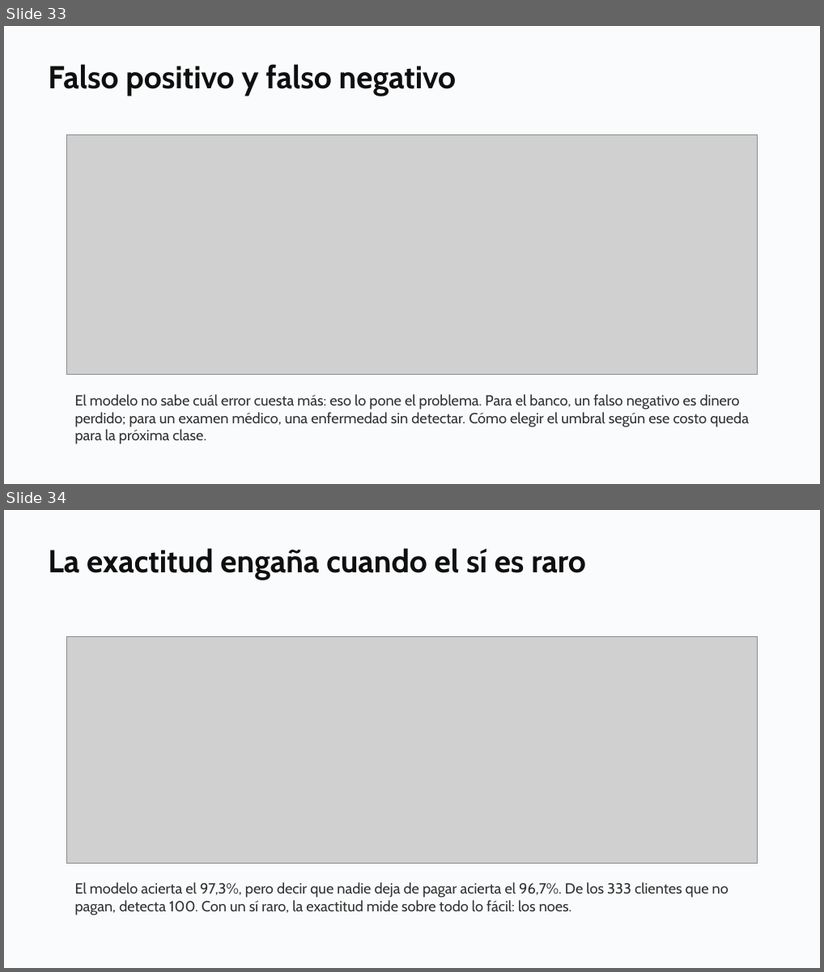
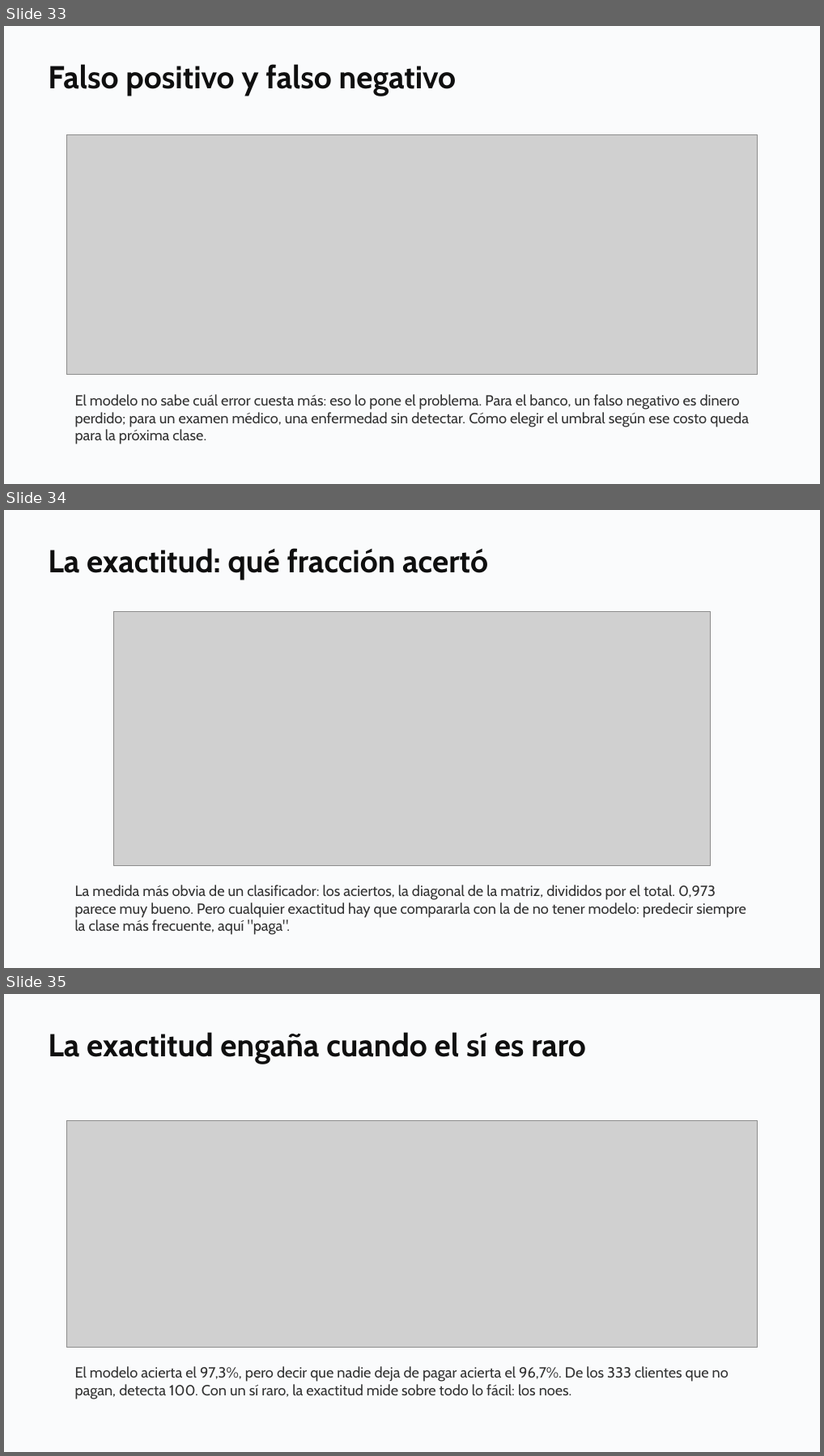
Before and after one commit to daniopitz/diplomado-cdd, a slide deck: presentaciones/clase06_regresion_logistica.pptx. Shown one above the other, each under a label of ours: slides 33 and 34 before the commit, slides 33, 34 and 35 after it. The pictures are 824x972 and 824x1456 pixels, drawn with LibreOffice and Linux fonts; fonts in the diff are those of the drawing; grey boxes stand for pictures. Boxes give left, top, right and bottom in pixels: in the first picture for what was removed or moved away, otherwise in the second. Text is boxed around its words. In the diff, an @@ line names an element or a change of style, - is before the commit and + after.

```diff
--- a/presentaciones/clase06_regresion_logistica.pptx
+++ b/presentaciones/clase06_regresion_logistica.pptx
@@ slide 34 added at bbox=[4, 510, 820, 968], background #FFFFFF @@
@@ rectangle added at bbox=[4, 510, 820, 968], fill #FAFBFC @@
@@ text added at bbox=[48, 548, 488, 580], 28 pt, text #0F0F0F, bold @@
+La exactitud: qué fracción acertó
@@ picture added at bbox=[113, 612, 710, 866] @@
@@ text added at bbox=[75, 885, 747, 935], 13 pt, text #333333 @@
+La medida más obvia de un clasificador: los aciertos, la diagonal de la matriz, divididos por el total. 0,973 parece muy bueno. Pero cualquier exactitud hay que compararla con la de no tener modelo: predecir siempre la clase más frecuente, aquí "paga".
@@ what was slide 34 is now slide 35 @@
```
Also in this commit, not shown: 3 other files.
